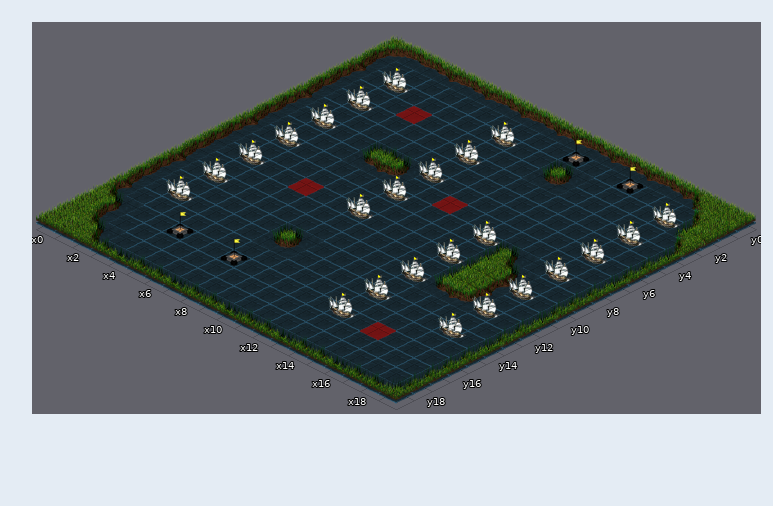
Tiled map: maps/test_all_models.tmx. Above is the file before it was changed.
Cells are 64x32 px. Isometric: x runs down to the right, y down to the left. Shown: x 0..19, y 0..19.
After the commit:
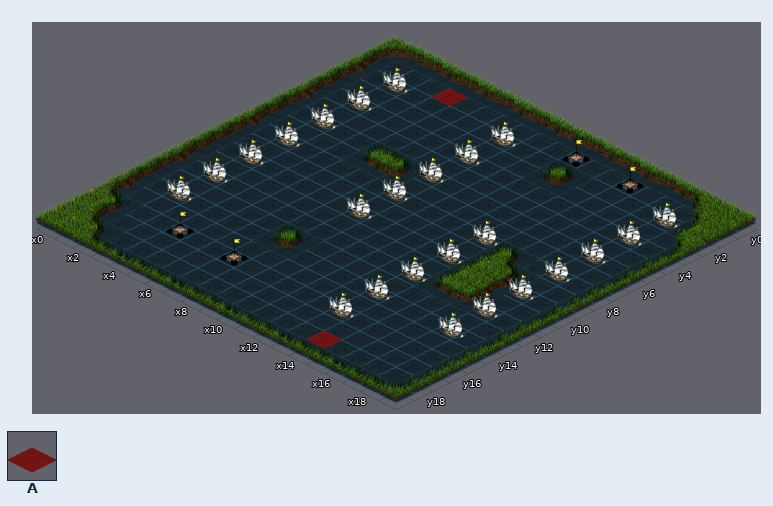
Key: from "Rocks": A 22.
_ is an empty cell.
Tiles replaced or removed in this view: A.
Difference:
Changed rows in their new state; . is an unchanged cell.
Layer "rocks":
first column x 4:
 1 A
 3 _
first column x 5:
 7 ....._
10 _.....
first column x 14:
16 ._
18 A.
Boxes around the changes in both pictures, in picture pixels (x1, y1, x2, y2):
changed: (396, 88, 468, 125)
removed: (288, 178, 324, 197)
removed: (432, 196, 468, 215)
removed: (360, 322, 396, 341)
added: (306, 331, 342, 349)
